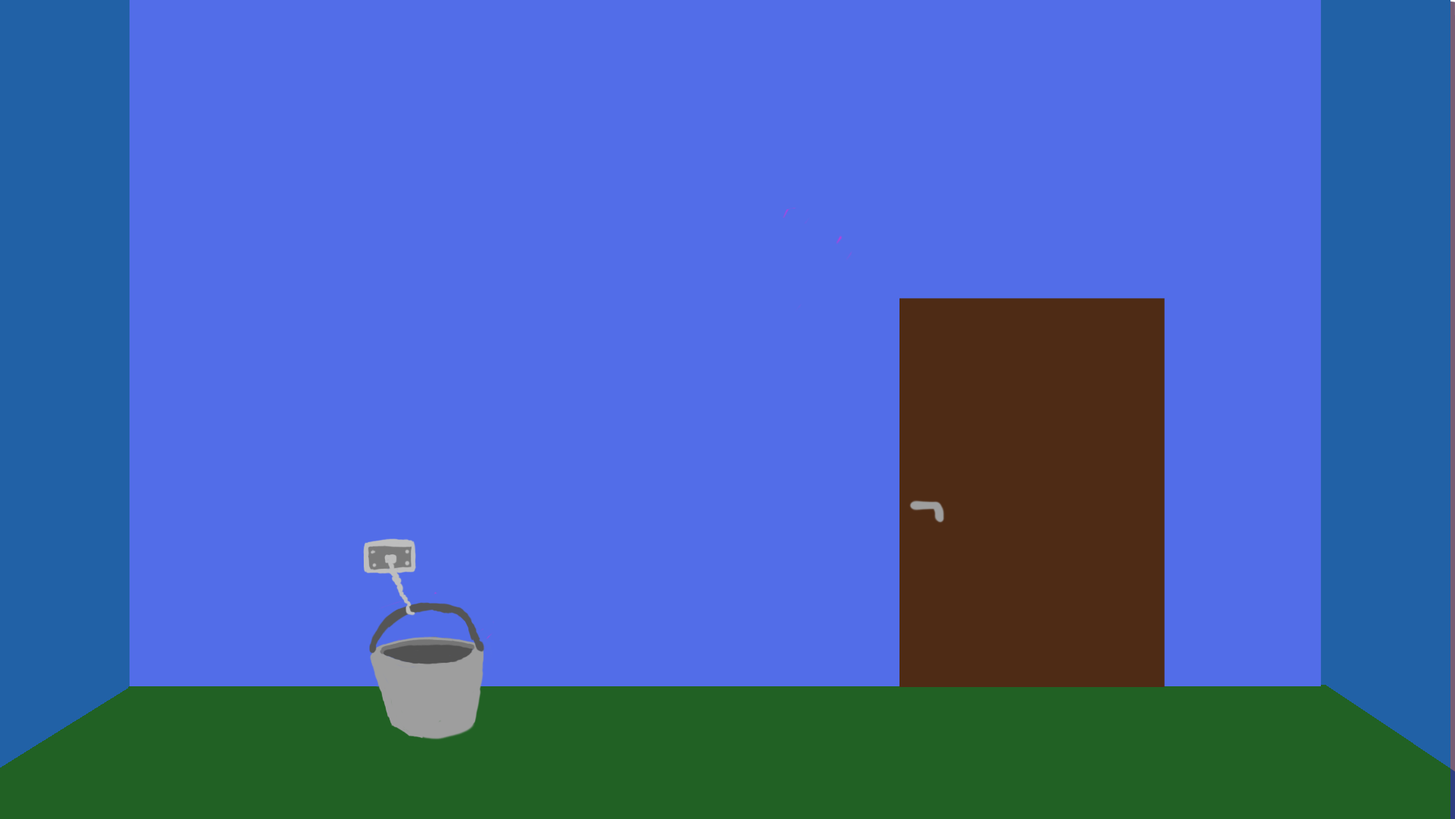
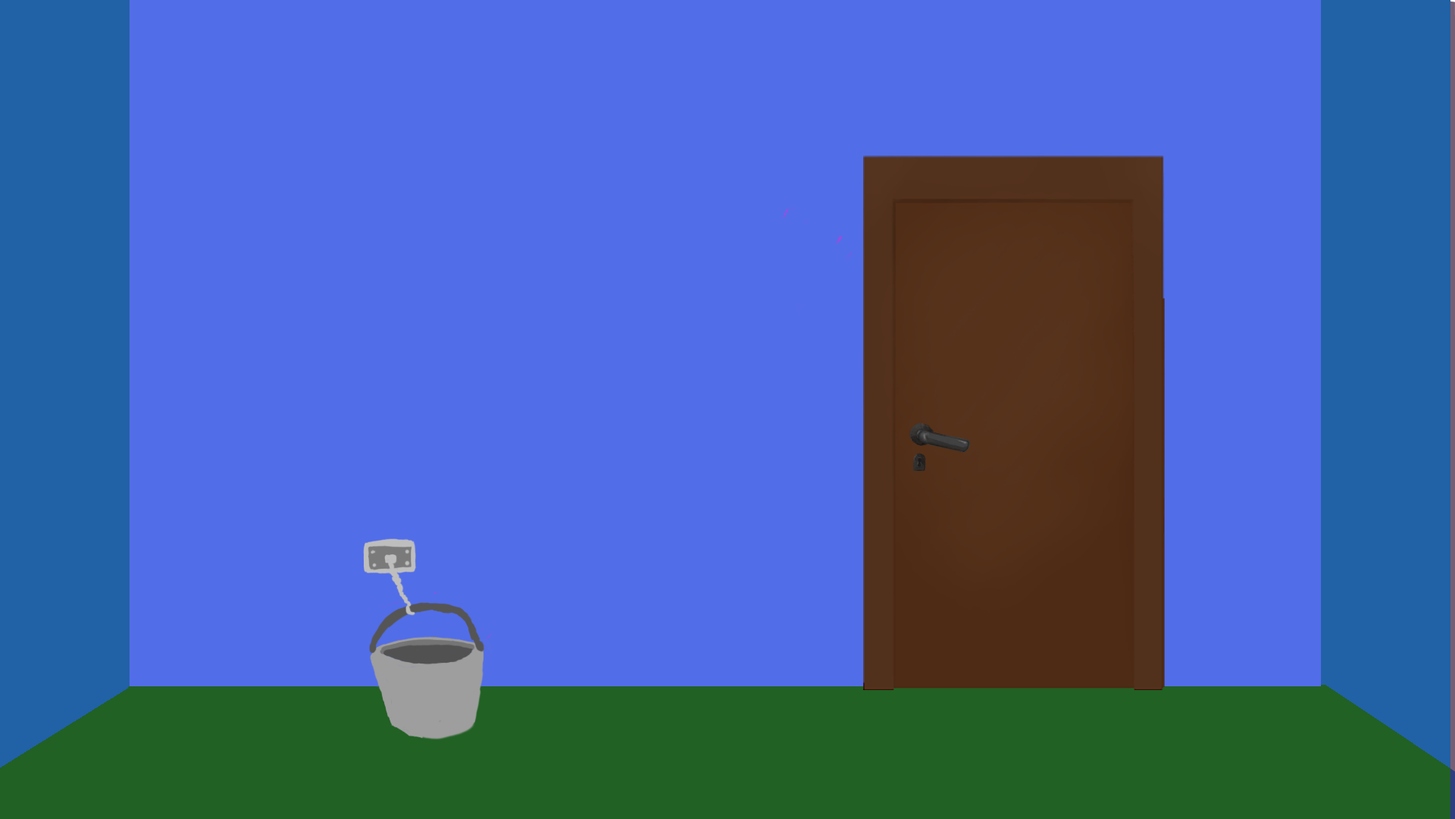
The second 1455x819 image is a revision of the first. Changes to its layers:
added layer "Handle" above "Layer2" over [908, 422, 971, 472]
renamed "door handle" to "Layer2", moved it above "bucket", painted on it over [863, 155, 1166, 690]
